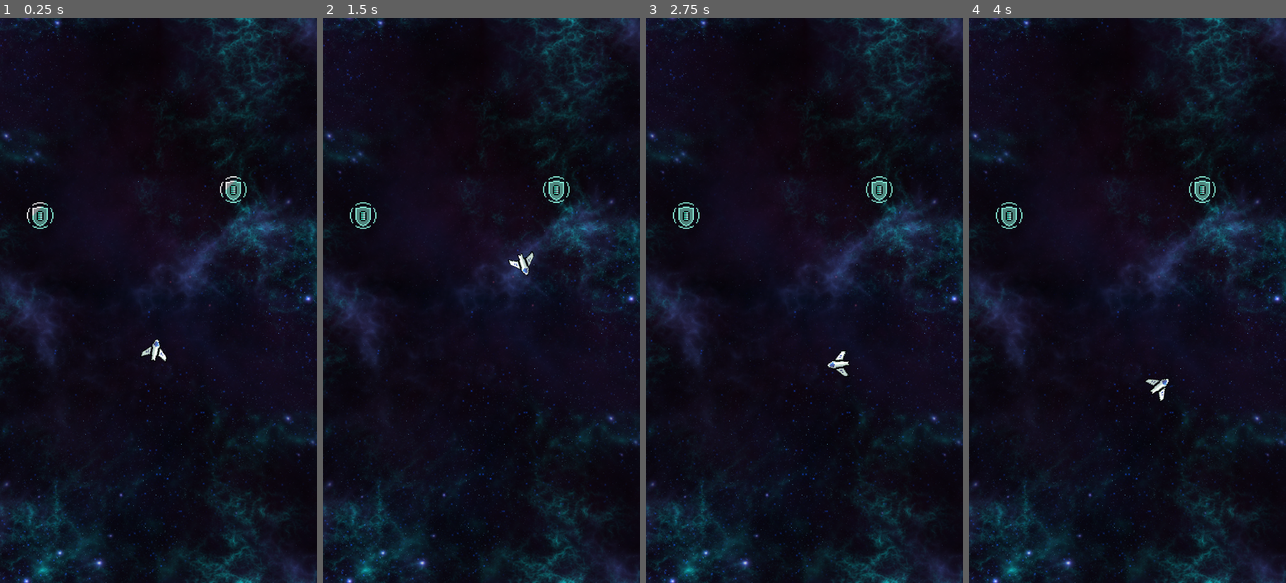
Above: before the commit, frames 1-4 (left to right).
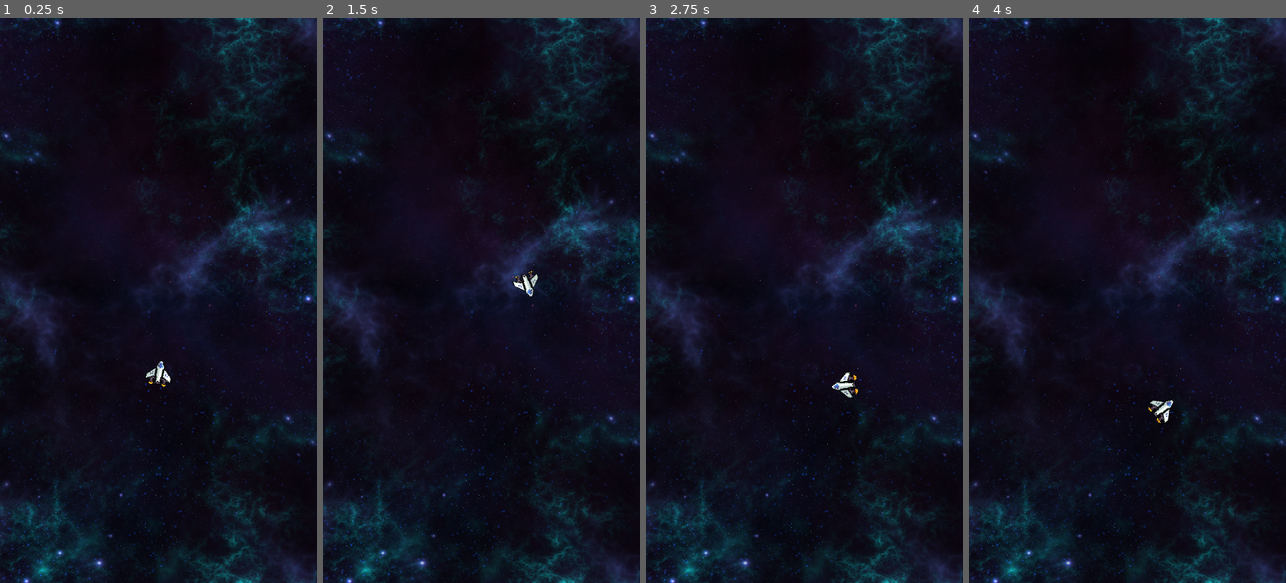
Above: after the commit, the same moments.

Repository: Alxlol/NeonSurge2
Game: Godot game, scene res://Levels/level_1.tscn
The game is run twice, just before and just after one commit, with the same random seed, the same clock (stepped at 60 frames per second) and the same inputs.
Inputs:
- Up to frame 1 (0.25 s): no input
- Up to frame 2 (1.5 s): hold Space (Thrust) 0.53-1.28 s; tap Ctrl (Rotate) at 0.6, 1.35 s
- Up to frame 3 (2.75 s): hold Space (Thrust) from 2.03 s (still down); tap Ctrl (Rotate) at 2.1 s
- Up to frame 4 (4 s): tap Ctrl (Rotate) at 2.85, 3.6 s; release Space (Thrust) at 3.53 s

The runs differ from the first frame. In frame 1, 0.7% of the frame differs, in the area x 8-78%, y 28-66%; in frame 2, 0.8%, in the area x 8-78%, y 28-50%; in frame 3, 0.7%; in frame 4, 0.7%.

Commit message:
added thrusters

Diff:
--- a/Actors/Characters/Player/Player.tscn
+++ b/Actors/Characters/Player/Player.tscn
@@ -1,9 +1,81 @@
-[gd_scene load_steps=6 format=3 uid="uid://dyjasjxoi31kg"]
+[gd_scene load_steps=18 format=3 uid="uid://dyjasjxoi31kg"]
 
 [ext_resource type="Texture2D" uid="uid://cyu461wyilqj7" path="res://Art/Spaceship/Main Ship/Main Ship - Bases/PNGs/Main Ship - Base - Full health.png" id="1_02n0t"]
 [ext_resource type="Script" path="res://Actors/Characters/Player/Player.gd" id="1_hw6p4"]
+[ext_resource type="Texture2D" uid="uid://clmafet1gigm" path="res://Art/Spaceship/Main Ship/Main Ship - Engines/PNGs/Main Ship - Engines - Base Engine.png" id="3_cirla"]
 [ext_resource type="Script" path="res://Components/RotateComponent.gd" id="3_ne7xd"]
+[ext_resource type="Texture2D" uid="uid://ciwo11eak8klu" path="res://Art/Spaceship/Main Ship/Main Ship - Engine Effects/PNGs/Main Ship - Engines - Supercharged Engine - Idle.png" id="4_00wn8"]
 [ext_resource type="Script" path="res://Components/ThrustComponent.gd" id="4_8e0w5"]
+[ext_resource type="Texture2D" uid="uid://dtjxt743uyocf" path="res://Art/Spaceship/Main Ship/Main Ship - Engine Effects/PNGs/Main Ship - Engines - Supercharged Engine - Spritesheet.png" id="5_uqk8a"]
+
+[sub_resource type="AtlasTexture" id="AtlasTexture_ecst6"]
+atlas = ExtResource("4_00wn8")
+region = Rect2(0, 0, 48, 48)
+
+[sub_resource type="AtlasTexture" id="AtlasTexture_vk0dy"]
+atlas = ExtResource("4_00wn8")
+region = Rect2(48, 0, 48, 48)
+
+[sub_resource type="AtlasTexture" id="AtlasTexture_rjqtr"]
+atlas = ExtResource("4_00wn8")
+region = Rect2(96, 0, 48, 48)
+
+[sub_resource type="AtlasTexture" id="AtlasTexture_d25pf"]
+atlas = ExtResource("4_00wn8")
+region = Rect2(144, 0, 48, 48)
+
+[sub_resource type="AtlasTexture" id="AtlasTexture_do84i"]
+atlas = ExtResource("5_uqk8a")
+region = Rect2(144, 0, 48, 48)
+
+[sub_resource type="AtlasTexture" id="AtlasTexture_ggxd5"]
+atlas = ExtResource("5_uqk8a")
+region = Rect2(0, 48, 48, 48)
+
+[sub_resource type="AtlasTexture" id="AtlasTexture_2jw1d"]
+atlas = ExtResource("5_uqk8a")
+region = Rect2(48, 48, 48, 48)
+
+[sub_resource type="AtlasTexture" id="AtlasTexture_78gvo"]
+atlas = ExtResource("5_uqk8a")
+region = Rect2(96, 48, 48, 48)
+
+[sub_resource type="SpriteFrames" id="SpriteFrames_tvi2c"]
+animations = [{
+"frames": [{
+"duration": 1.0,
+"texture": SubResource("AtlasTexture_ecst6")
+}, {
+"duration": 1.0,
+"texture": SubResource("AtlasTexture_vk0dy")
+}, {
+"duration": 1.0,
+"texture": SubResource("AtlasTexture_rjqtr")
+}, {
+"duration": 1.0,
+"texture": SubResource("AtlasTexture_d25pf")
+}],
+"loop": true,
+"name": &"Idle",
+"speed": 5.0
+}, {
+"frames": [{
+"duration": 1.0,
+"texture": SubResource("AtlasTexture_do84i")
+}, {
+"duration": 1.0,
+"texture": SubResource("AtlasTexture_ggxd5")
+}, {
+"duration": 1.0,
+"texture": SubResource("AtlasTexture_2jw1d")
+}, {
+"duration": 1.0,
+"texture": SubResource("AtlasTexture_78gvo")
+}],
+"loop": false,
+"name": &"Thrust",
+"speed": 8.0
+}]
 
 [sub_resource type="RectangleShape2D" id="RectangleShape2D_n71ma"]
 size = Vector2(48, 42)
@@ -13,17 +85,33 @@
 script = ExtResource("1_hw6p4")
 
 [node name="Ship" type="Sprite2D" parent="."]
+z_index = 4
 scale = Vector2(1.6, 1.6)
 texture = ExtResource("1_02n0t")
 
-[node name="CollisionShape2D" type="CollisionShape2D" parent="."]
+[node name="Sprite2D" type="Sprite2D" parent="Ship"]
+z_index = 3
+z_as_relative = false
+position = Vector2(0, 3.75)
+texture = ExtResource("3_cirla")
+
+[node name="ThrustAnimation" type="AnimatedSprite2D" parent="Ship/Sprite2D"]
+position = Vector2(0, -1.25)
+sprite_frames = SubResource("SpriteFrames_tvi2c")
+animation = &"Thrust"
+autoplay = "Idle"
+
+[node name="Collision" type="CollisionShape2D" parent="."]
 shape = SubResource("RectangleShape2D_n71ma")
 
 [node name="RotateComponent" type="Node" parent="." node_paths=PackedStringArray("sprite")]
 script = ExtResource("3_ne7xd")
 sprite = NodePath("../Ship")
 
-[node name="ThrustComponent" type="Node" parent="." node_paths=PackedStringArray("sprite", "physics_body")]
+[node name="ThrustComponent" type="Node" parent="." node_paths=PackedStringArray("sprite", "physics_body", "thrust_animation")]
 script = ExtResource("4_8e0w5")
 sprite = NodePath("../Ship")
 physics_body = NodePath("..")
+thrust_animation = NodePath("../Ship/Sprite2D/ThrustAnimation")
+
+[connection signal="animation_finished" from="Ship/Sprite2D/ThrustAnimation" to="ThrustComponent" method="_on_thrust_animation_animation_finished"]
--- a/Components/ThrustComponent.gd
+++ b/Components/ThrustComponent.gd
@@ -4,8 +4,14 @@
 @export var sprite : Sprite2D
 @export var physics_body : RigidBody2D
 @export var thrust_speed : float = 650
+@export var thrust_animation : AnimatedSprite2D
 
 func _process(delta):
 	if Input.is_action_just_pressed("Thrust"):
 		var sprite_forward_vector = Vector2(0, -1).rotated(sprite.rotation).normalized()
 		physics_body.apply_central_impulse(sprite_forward_vector * thrust_speed)
+		thrust_animation.play("Thrust")
+
+
+func _on_thrust_animation_animation_finished():
+	thrust_animation.play("Idle")
--- a/Levels/level_1.tscn
+++ b/Levels/level_1.tscn
@@ -1,15 +1,14 @@
-[gd_scene load_steps=5 format=3 uid="uid://cxcsf8cg45ri1"]
+[gd_scene load_steps=4 format=3 uid="uid://cxcsf8cg45ri1"]
 
 [ext_resource type="Texture2D" uid="uid://kbrla5nieg6n" path="res://Art/Backgrounds/Blue_Nebula_01-1024x1024.png" id="1_k55tu"]
 [ext_resource type="Script" path="res://Levels/level_1.gd" id="1_ukxw4"]
 [ext_resource type="PackedScene" uid="uid://dyjasjxoi31kg" path="res://Actors/Characters/Player/Player.tscn" id="2_r7gce"]
-[ext_resource type="PackedScene" uid="uid://b4ei166lw6h6v" path="res://Actors/Pickup.tscn" id="3_nivon"]
 
 [node name="Main" type="Node"]
 script = ExtResource("1_ukxw4")
 metadata/_edit_horizontal_guides_ = [37.0]
 
-[node name="TextureRect" type="TextureRect" parent="."]
+[node name="BG" type="TextureRect" parent="."]
 anchors_preset = 15
 anchor_right = 1.0
 anchor_bottom = 1.0
@@ -19,11 +18,5 @@
 grow_vertical = 2
 texture = ExtResource("1_k55tu")
 
-[node name="player" parent="." instance=ExtResource("2_r7gce")]
-position = Vector2(282, 601)
-
-[node name="pickup" parent="." instance=ExtResource("3_nivon")]
-position = Vector2(73, 358)
-
-[node name="pickup2" parent="." instance=ExtResource("3_nivon")]
-position = Vector2(424, 311)
+[node name="Player" parent="." instance=ExtResource("2_r7gce")]
+position = Vector2(290, 640)
--- a/project.godot
+++ b/project.godot
@@ -16,8 +16,8 @@
 
 [autoload]
 
-GameState="*res://Globals/game_state.gd"
-Utils="*res://Globals/utils.gd"
+GameState="*res://Globals/GameState.gd"
+PlayerState="*res://Globals/PlayerState.gd"
 
 [display]
 
Binary file removed: Art/Spaceship/Main Ship/Main Ship - Engine Effects/Aseprite/Main Ship - Engines - Base Engine - Idle.aseprite
Binary file removed: Art/Spaceship/Main Ship/Main Ship - Engine Effects/Aseprite/Main Ship - Engines - Base Engine - Powering.aseprite
Binary file removed: Art/Spaceship/Main Ship/Main Ship - Engine Effects/Aseprite/Main Ship - Engines - Base Engine - Spritesheet.aseprite
Binary file removed: Art/Spaceship/Main Ship/Main Ship - Engine Effects/Aseprite/Main Ship - Engines - Big Pulse Engine - Idle.aseprite
Binary file removed: Art/Spaceship/Main Ship/Main Ship - Engine Effects/Aseprite/Main Ship - Engines - Big Pulse Engine - Powering.aseprite
Binary file removed: Art/Spaceship/Main Ship/Main Ship - Engine Effects/Aseprite/Main Ship - Engines - Big Pulse Engine - Spritesheet.aseprite
Binary file removed: Art/Spaceship/Main Ship/Main Ship - Engine Effects/Aseprite/Main Ship - Engines - Burst Engine - Idle.aseprite
Binary file removed: Art/Spaceship/Main Ship/Main Ship - Engine Effects/Aseprite/Main Ship - Engines - Burst Engine - Powering.aseprite
Binary file removed: Art/Spaceship/Main Ship/Main Ship - Engine Effects/Aseprite/Main Ship - Engines - Burst Engine - Spritesheet.aseprite
Binary file removed: Art/Spaceship/Main Ship/Main Ship - Engine Effects/Aseprite/Main Ship - Engines - Supercharged Engine - Idle.aseprite
Binary file removed: Art/Spaceship/Main Ship/Main Ship - Engine Effects/Aseprite/Main Ship - Engines - Supercharged Engine - Powering.aseprite
Binary file removed: Art/Spaceship/Main Ship/Main Ship - Engine Effects/Aseprite/Main Ship - Engines - Supercharged Engine - Spritesheet.aseprite
(and 6 more such lines)
